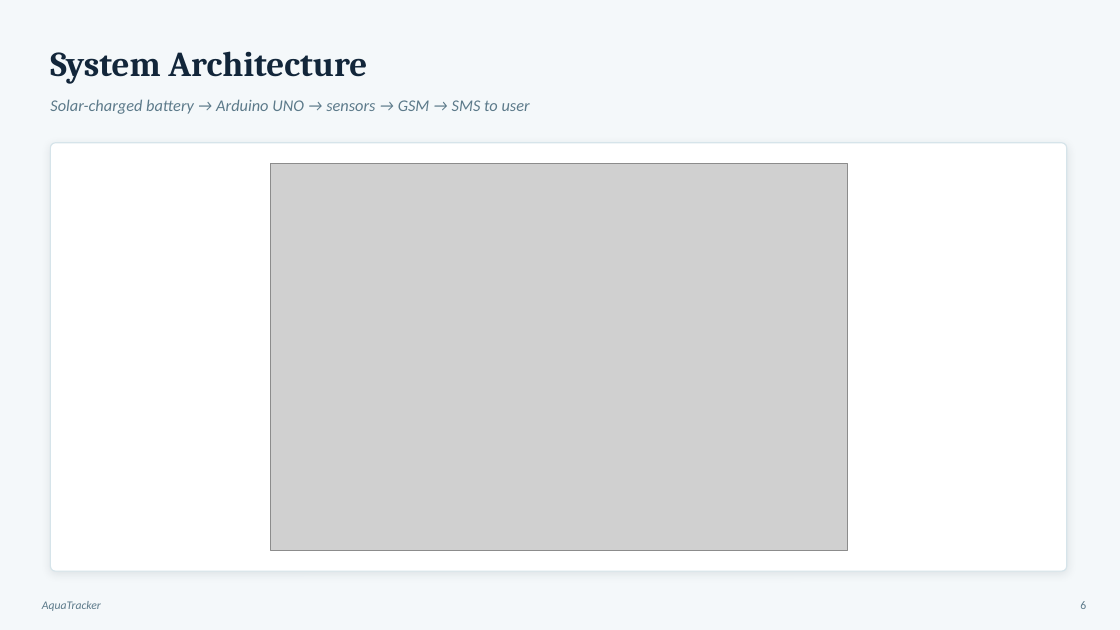
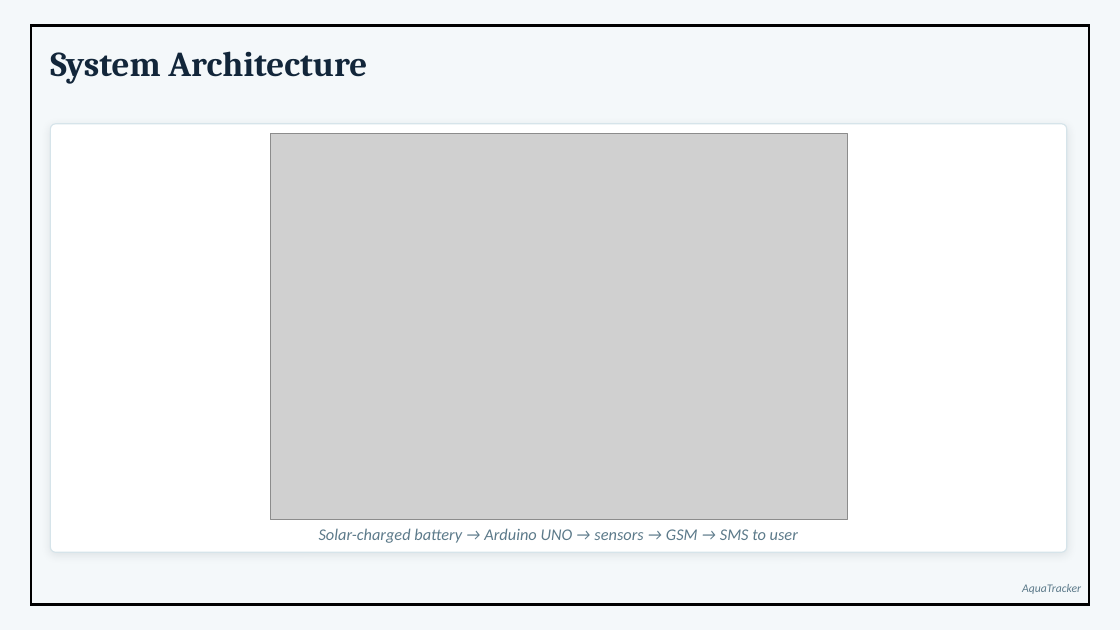
Before and after one commit to RahulR-007/AquaTracker, a slide deck: slide 6 of docs/presentations/AquaTracker_Presentation.pptx. Drawn at 1120x630 pixels with LibreOffice and Linux fonts; fonts in the diff are those of the drawing; grey boxes stand for pictures. Boxes give left, top, right and bottom in pixels: in the first picture for what was removed or moved away, otherwise in the second. Text is boxed around its words. In the diff, an @@ line names an element or a change of style, - is before the commit and + after.

```diff
--- a/docs/presentations/AquaTracker_Presentation.pptx
+++ b/docs/presentations/AquaTracker_Presentation.pptx
@@ rectangle added at bbox=[31, 26, 1090, 605], outline #000000 2.25 pt @@
@@ rounded rectangle: place and size @@
-rounded rectangle at bbox=[50, 143, 1067, 571]
+rounded rectangle at bbox=[50, 124, 1067, 552]
@@ picture: place and size @@
-picture at bbox=[271, 164, 848, 550]
+picture at bbox=[271, 134, 848, 520]
@@ text "Solar-charged battery → Arduino UNO ...": place and size @@
-text "Solar-charged battery → Arduino UNO ..." at bbox=[50, 99, 530, 114]
+text "Solar-charged battery → Arduino UNO ..." at bbox=[319, 528, 798, 543]
@@ text "Solar-charged battery → Arduino UNO ..." at bbox=[319, 528, 798, 543]: alignment left to centre @@
@@ text "AquaTracker": place and size @@
-text "AquaTracker" at bbox=[42, 601, 101, 611]
+text "AquaTracker" at bbox=[1022, 584, 1081, 594]
@@ text removed at bbox=[1080, 601, 1086, 609] @@
-6
```
Also in this commit, not shown: 10 other slides changed, 1 slide added, 1 slide removed, 2 other files.
